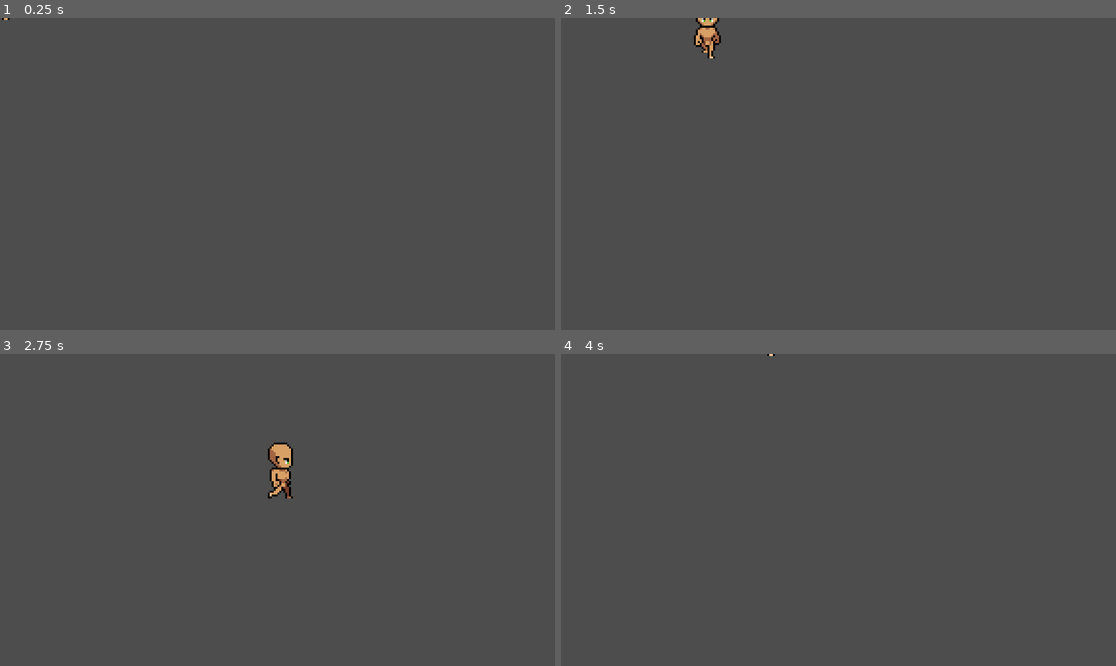
Above: before the commit, frames 1-4 (two rows, left to right).
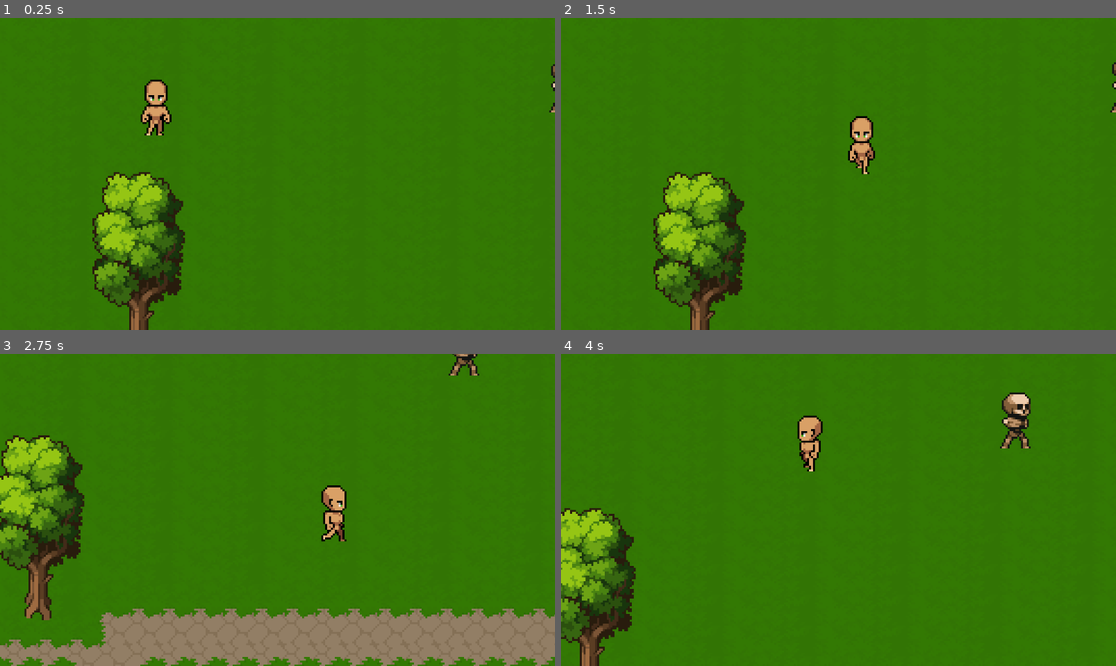
Above: after the commit, the same moments.

Repository: minwu85/DungeonDiner
Game: Godot game, scene res://scences/world.tscn
The game is run twice, just before and just after one commit, with the same random seed, the same clock (stepped at 60 frames per second) and the same inputs. Before the commit the project starts from res://scences/player.tscn.
Inputs:
- Up to frame 1 (0.25 s): no input
- Up to frame 2 (1.5 s): hold Right (ui_right) 0.53-1.28 s; tap Space (attack, bound only after the commit) at 0.6 s; hold Down (ui_down) from 1.28 s (still down); tap E (attack, bound only before the commit) at 1.35 s
- Up to frame 3 (2.75 s): release Down (ui_down) at 2.03 s; hold Right (ui_right) from 2.03 s (still down); tap Space (attack, bound only after the commit) at 2.1 s
- Up to frame 4 (4 s): release Right (ui_right) at 2.78 s; hold Up (ui_up) 2.78-3.53 s; tap E (attack, bound only before the commit) at 2.85 s; hold Left (ui_left) from 3.53 s (still down); tap Space (attack, bound only after the commit) at 3.6 s

The runs differ from the first frame. In frame 1, 100% of the frame differs, in the area x 0-100%, y 0-100%; in frame 2, 100%; in frame 3, 100%; in frame 4, 100%.

Commit message:
fix: issues with change scenes

Diff:
--- a/project.godot
+++ b/project.godot
@@ -11,7 +11,7 @@
 [application]
 
 config/name="DungeonDiner"
-run/main_scene="uid://bsx5o2bhaujvq"
+run/main_scene="uid://c73xqqw7vgmb7"
 config/features=PackedStringArray("4.4", "Forward Plus")
 config/icon="res://art/icon.svg"
 
@@ -23,7 +23,37 @@
 
 attack={
 "deadzone": 0.5,
-"events": [Object(InputEventKey,"resource_local_to_scene":false,"resource_name":"","device":0,"window_id":0,"alt_pressed":false,"shift_pressed":false,"ctrl_pressed":false,"meta_pressed":false,"pressed":false,"keycode":0,"physical_keycode":69,"key_label":0,"unicode":0,"location":0,"echo":false,"script":null)
+"events": [Object(InputEventKey,"resource_local_to_scene":false,"resource_name":"","device":-1,"window_id":0,"alt_pressed":false,"shift_pressed":false,"ctrl_pressed":false,"meta_pressed":false,"pressed":false,"keycode":0,"physical_keycode":32,"key_label":0,"unicode":32,"location":0,"echo":false,"script":null)
+]
+}
+move_right={
+"deadzone": 0.5,
+"events": [Object(InputEventKey,"resource_local_to_scene":false,"resource_name":"","device":-1,"window_id":0,"alt_pressed":false,"shift_pressed":false,"ctrl_pressed":false,"meta_pressed":false,"pressed":false,"keycode":0,"physical_keycode":68,"key_label":0,"unicode":100,"location":0,"echo":false,"script":null)
+]
+}
+move_left={
+"deadzone": 0.5,
+"events": [Object(InputEventKey,"resource_local_to_scene":false,"resource_name":"","device":-1,"window_id":0,"alt_pressed":false,"shift_pressed":false,"ctrl_pressed":false,"meta_pressed":false,"pressed":false,"keycode":0,"physical_keycode":65,"key_label":0,"unicode":97,"location":0,"echo":false,"script":null)
+]
+}
+move_up={
+"deadzone": 0.5,
+"events": [Object(InputEventKey,"resource_local_to_scene":false,"resource_name":"","device":-1,"window_id":0,"alt_pressed":false,"shift_pressed":false,"ctrl_pressed":false,"meta_pressed":false,"pressed":false,"keycode":0,"physical_keycode":87,"key_label":0,"unicode":119,"location":0,"echo":false,"script":null)
+]
+}
+move_down={
+"deadzone": 0.5,
+"events": [Object(InputEventKey,"resource_local_to_scene":false,"resource_name":"","device":-1,"window_id":0,"alt_pressed":false,"shift_pressed":false,"ctrl_pressed":false,"meta_pressed":false,"pressed":false,"keycode":0,"physical_keycode":83,"key_label":0,"unicode":115,"location":0,"echo":false,"script":null)
+]
+}
+confirm_order={
+"deadzone": 0.5,
+"events": [Object(InputEventKey,"resource_local_to_scene":false,"resource_name":"","device":-1,"window_id":0,"alt_pressed":false,"shift_pressed":false,"ctrl_pressed":false,"meta_pressed":false,"pressed":false,"keycode":0,"physical_keycode":90,"key_label":0,"unicode":122,"location":0,"echo":false,"script":null)
+]
+}
+cancel_order={
+"deadzone": 0.5,
+"events": [Object(InputEventKey,"resource_local_to_scene":false,"resource_name":"","device":-1,"window_id":0,"alt_pressed":false,"shift_pressed":false,"ctrl_pressed":false,"meta_pressed":false,"pressed":false,"keycode":0,"physical_keycode":88,"key_label":0,"unicode":120,"location":0,"echo":false,"script":null)
 ]
 }
 
--- a/scences/cliff_side.tscn
+++ b/scences/cliff_side.tscn
@@ -1,6 +1,7 @@
-[gd_scene load_steps=13 format=4 uid="uid://d0xiw6o53gdt4"]
+[gd_scene load_steps=15 format=4 uid="uid://d0xiw6o53gdt4"]
 
 [ext_resource type="Texture2D" uid="uid://bid65k2w357eg" path="res://art/Environment/Tilesets/Dungeon_Tiles.png" id="1_hbrdx"]
+[ext_resource type="Script" uid="uid://djrmxckt8wtf" path="res://scripts/cliff_side.gd" id="1_ox6gk"]
 [ext_resource type="Texture2D" uid="uid://rfoq01t1hwn0" path="res://art/Environment/Tilesets/Floors_Tiles.png" id="2_3dq4o"]
 [ext_resource type="Texture2D" uid="uid://ce0wjgmbhdfg" path="res://art/Environment/Tilesets/Wall_Tiles.png" id="3_ox6gk"]
 [ext_resource type="Texture2D" uid="uid://dcyk2sgbq7j2y" path="res://art/Environment/Tilesets/Wall_Variations.png" id="4_ef1v3"]
@@ -1533,7 +1534,11 @@
 sources/3 = SubResource("TileSetAtlasSource_wcadm")
 sources/4 = SubResource("TileSetAtlasSource_dxp05")
 
+[sub_resource type="RectangleShape2D" id="RectangleShape2D_ef1v3"]
+size = Vector2(23, 57)
+
 [node name="cliff_side" type="Node2D"]
+script = ExtResource("1_ox6gk")
 
 [node name="Node2D" type="Node2D" parent="."]
 
@@ -1550,7 +1555,15 @@
 [node name="collisions" type="StaticBody2D" parent="."]
 
 [node name="CollisionPolygon2D" type="CollisionPolygon2D" parent="collisions"]
-polygon = PackedVector2Array(-4, 1, 480, -1, 481, 240, 1, 240, 0, 196, -20, 194, -21, 163, 0, 153, 0, 4, 0, 2, -6, 2, -27, 42, -35, 138, -21, 248, 491, 252, 491, -8, 10, -22, 1, -2, -3, 0)
+polygon = PackedVector2Array(-4, 1, 480, -1, 481, 240, 1, 240, 0, 196, -13, 198, -12, 152, 0, 153, 0, 4, 0, 2, -6, 2, -27, 42, -35, 138, -21, 248, 491, 252, 491, -8, 10, -22, 1, -2, -3, 0)
 
 [node name="player" parent="." instance=ExtResource("6_3dq4o")]
 position = Vector2(47, 181)
+
+[node name="cliffside_exitpoint" type="Area2D" parent="."]
+
+[node name="CollisionShape2D" type="CollisionShape2D" parent="cliffside_exitpoint"]
+position = Vector2(-3, 176.5)
+shape = SubResource("RectangleShape2D_ef1v3")
+
+[connection signal="body_entered" from="cliffside_exitpoint" to="." method="_on_cliffside_exitpoint_body_entered"]
--- a/scences/world.tscn
+++ b/scences/world.tscn
@@ -1923,7 +1923,7 @@
 tile_set = SubResource("TileSet_7qjlj")
 
 [node name="player" parent="." instance=ExtResource("10_nxund")]
-position = Vector2(79, 59)
+position = Vector2(434, 189)
 
 [node name="enemy" parent="." instance=ExtResource("11_d4bdn")]
 position = Vector2(295, 64)
@@ -1940,4 +1940,3 @@
 shape = SubResource("RectangleShape2D_d4bdn")
 
 [connection signal="body_entered" from="cliffside_transition_point" to="." method="_on_cliffside_transition_point_body_entered"]
-[connection signal="body_exited" from="cliffside_transition_point" to="." method="_on_cliffside_transition_point_body_exited"]
--- /dev/null
+++ b/scripts/cliff_side.gd
@@ -0,0 +1,17 @@
+extends Node2D
+
+func _process(delta):
+	change_scene()
+
+func _on_cliffside_exitpoint_body_entered(body):
+	if body.has_method("player"):
+		global.transition_scene=true
+
+
+func change_scene():
+	if global.transition_scene==true:
+		if global.current_scene == "cliff_side":
+			get_tree().change_scene_to_file("res://scences/world.tscn")
+			global.finish_changescenes()
+
+		print("Trying to change from", global.current_scene)
--- a/scripts/global.gd
+++ b/scripts/global.gd
@@ -6,10 +6,12 @@
 var current_scene="world"
 var transition_scene=false
 
-var player_exit_cliffside_posx=0
-var player_exit_cliffside_posy=0
-var player_start_posx=0
-var player_start_posy=0
+var player_exit_cliffside_posx=430
+var player_exit_cliffside_posy=180
+var player_start_posx=80
+var player_start_posy=60
+
+var game_first_loadin=true
 
 func finish_changescenes():
 	if transition_scene==true:
--- a/scripts/player.gd
+++ b/scripts/player.gd
@@ -26,31 +26,32 @@
 		self.queue_free()
 
 func player_movement(delta):
-	if Input.is_action_pressed("ui_right"):
+	if Input.is_action_pressed("ui_right") or Input.is_action_pressed("move_right"):
 		current_dir = "right"
 		play_anim(1)
 		velocity.x = speed
 		velocity.y = 0
-	elif Input.is_action_pressed("ui_left"):
+	elif Input.is_action_pressed("ui_left") or Input.is_action_pressed("move_left"):
 		current_dir = "left"
 		play_anim(1)
 		velocity.x = -speed
 		velocity.y = 0
-	elif Input.is_action_pressed("ui_down"):
+	elif Input.is_action_pressed("ui_down") or Input.is_action_pressed("move_down"):
 		current_dir = "down"
 		play_anim(1)
 		velocity.y = speed
 		velocity.x = 0
-	elif Input.is_action_pressed("ui_up"):
+	elif Input.is_action_pressed("ui_up") or Input.is_action_pressed("move_up"):
 		current_dir = "up"
 		play_anim(1)
 		velocity.y = -speed
 		velocity.x = 0
 	else:
 		play_anim(0)
-		velocity.x=0
-		velocity.y=0
+		velocity = Vector2.ZERO
+
 	move_and_slide()
+
 func play_anim(movement):
 	var dir=current_dir
 	var anim=$AnimatedSprite2D
--- a/scripts/world.gd
+++ b/scripts/world.gd
@@ -3,9 +3,12 @@
 
 # Called when the node enters the scene tree for the first time.
 func _ready():
-	pass # Replace with function body.
-
-
+	if global.game_first_loadin==true:
+		$player.position.x=global.player_start_posx
+		$player.position.y=global.player_start_posy
+	else:
+		$player.position.x=global.player_exit_cliffside_posx
+		$player.position.y=global.player_exit_cliffside_posy
 # Called every frame. 'delta' is the elapsed time since the previous frame.
 func _process(delta):
 	change_scene()
@@ -15,12 +18,9 @@
 	if body.has_method("player"):
 		global.transition_scene=true
 
-func _on_cliffside_transition_point_body_exited(body):
-	if body.has_method("player"):
-		global.transition_scene=false
-
 func change_scene():
 	if global.transition_scene==true:
 		if global.current_scene=="world":
 			get_tree().change_scene_to_file("res://scences/cliff_side.tscn")
+			global.game_first_loadin=false
 			global.finish_changescenes()
Not shown, added: scripts/cliff_side.gd.uid
